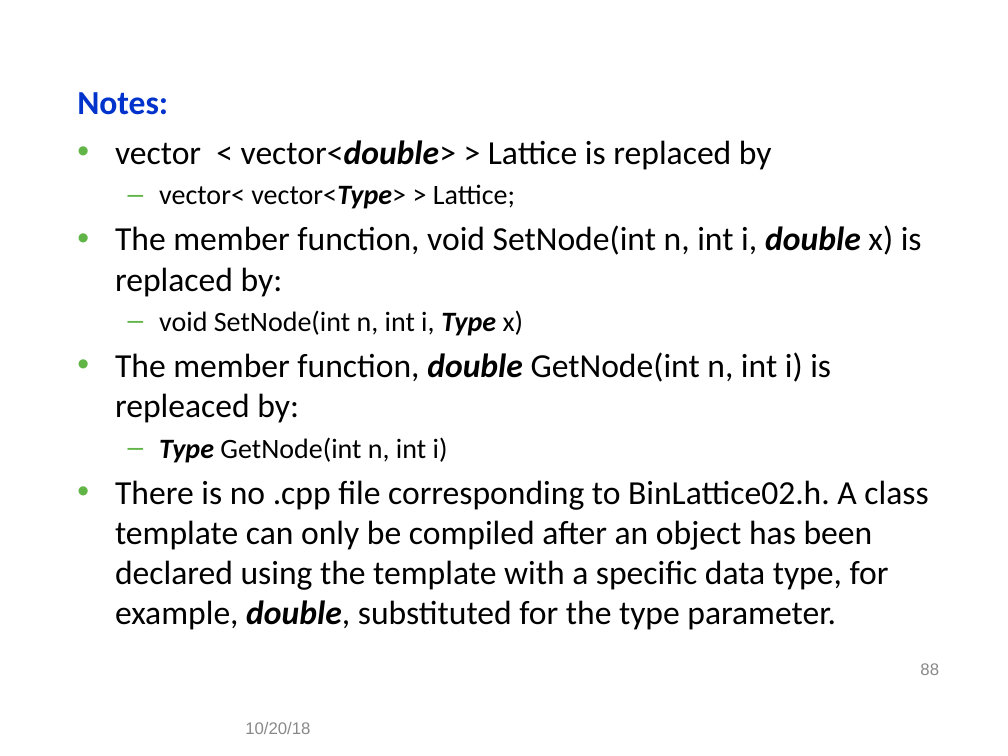
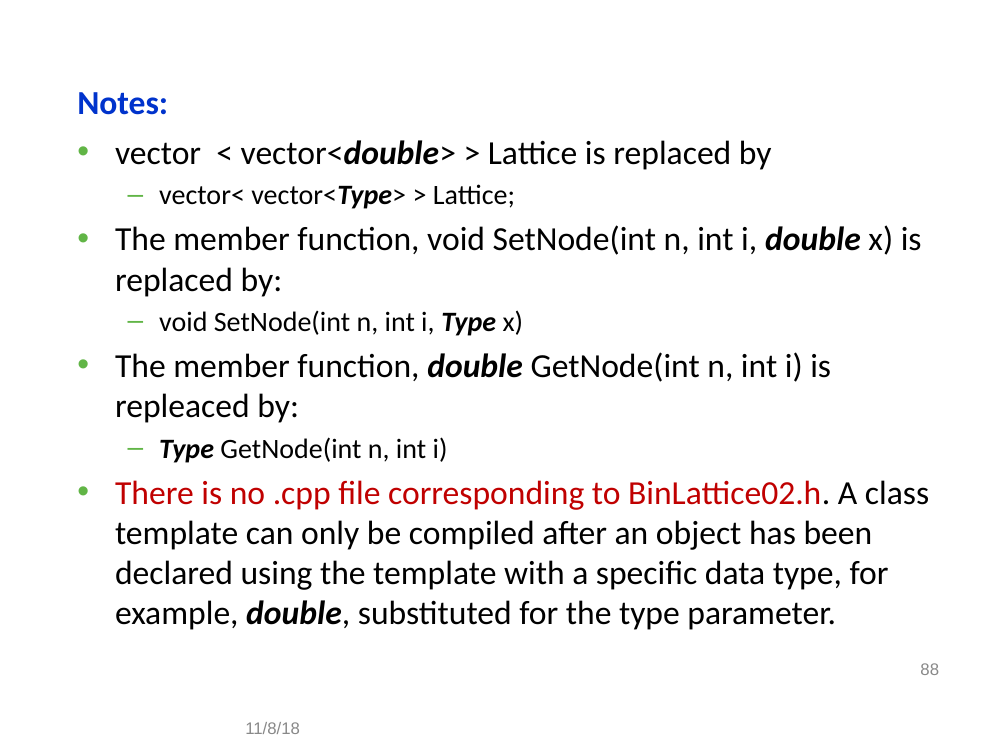
Before and after one commit to gabywang/FRE6883, a slide deck: slide 88 of Slides/Part 2-Financial Applications Using Data Structures, Templates and Design Patterns.pptx. Drawn at 1008x756 pixels with LibreOffice and Linux fonts; fonts in the diff are those of the drawing; background and template pictures are left out. Boxes give left, top, right and bottom in pixels: in the first picture for what was removed or moved away, otherwise in the second. Text is boxed around its words. In the diff, an @@ line names an element or a change of style, - is before the commit and + after.

```diff
--- a/Slides/Part 2-Financial Applications Using Data Structures, Templates and Design Patterns.pptx
+++ b/Slides/Part 2-Financial Applications Using Data Structures, Templates and Design Patterns.pptx
@@ text at <box>115,480,929,630</box>: text colour #000000 to #C00000 in "There is no .cpp file corresponding to ..." @@
@@ text at <box>245,722,300,734</box>: text changed @@
-10/20/18
+11/8/18
```
Also in this commit, not shown: 51 other slides changed, 3 other files.
